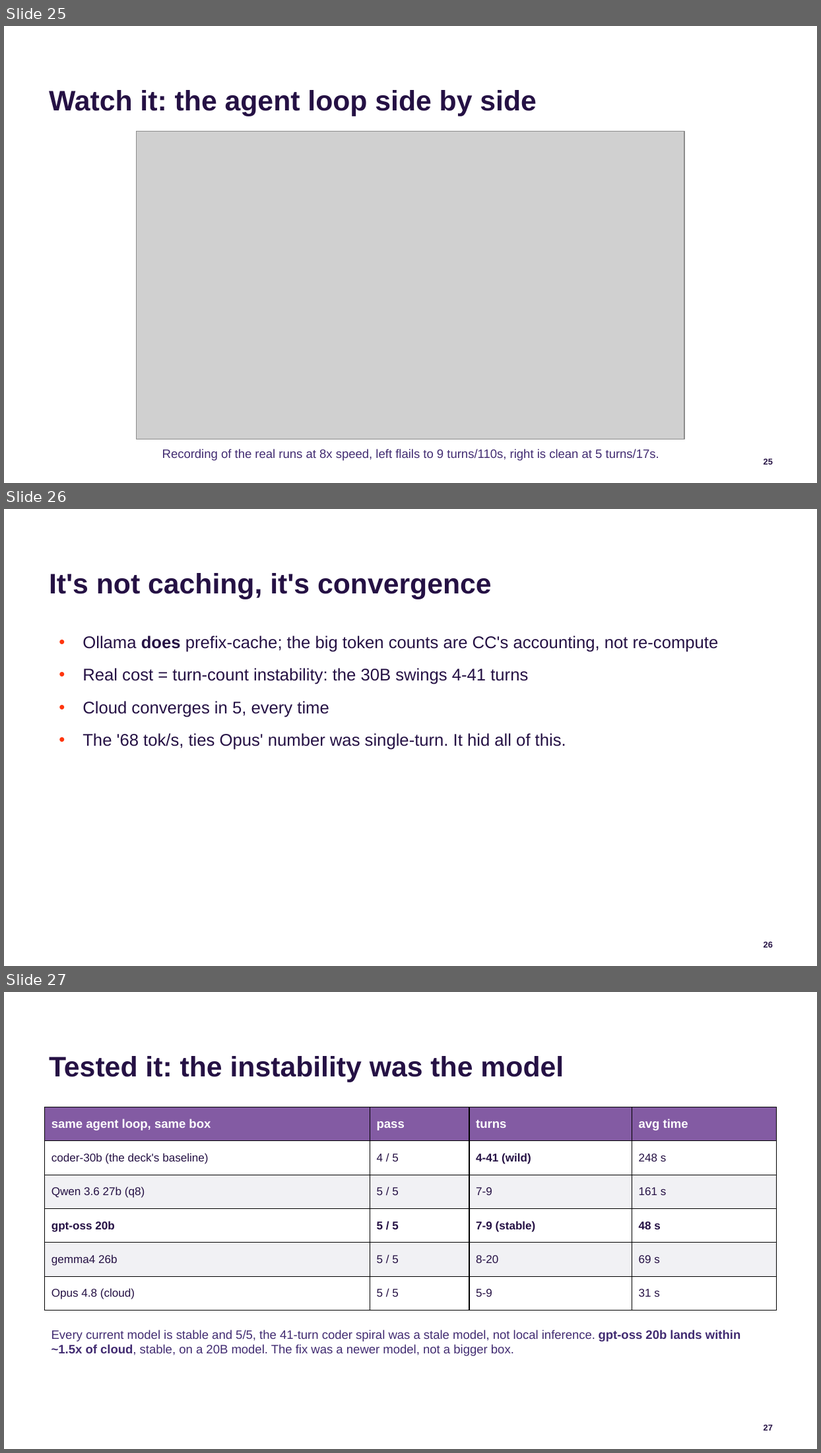
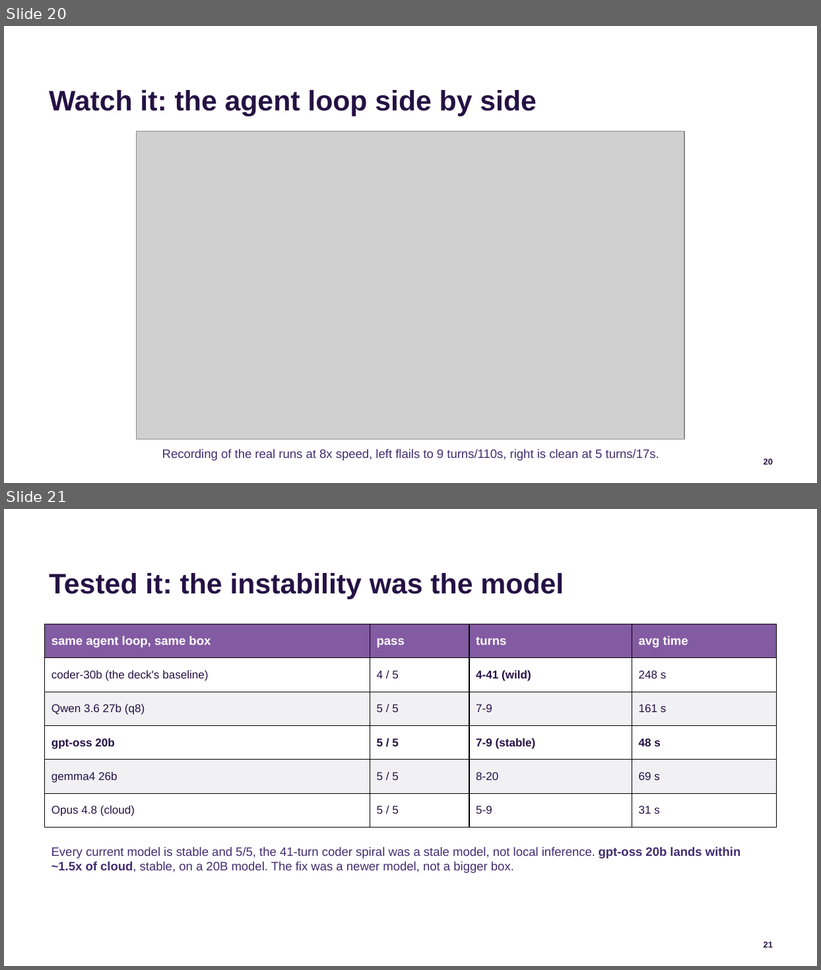
Before and after one commit to jconnolly/local-llm-pi5, a slide deck: local-llm-datasociety.pptx. Shown one above the other, each under a label of ours: slides 25, 26 and 27 before the commit, slides 20 and 21 after it. The pictures are 821x1453 and 821x970 pixels, drawn with LibreOffice and Linux fonts; fonts in the diff are those of the drawing; grey boxes stand for pictures; background and template pictures are left out. Boxes give left, top, right and bottom in pixels: in the first picture for what was removed or moved away, otherwise in the second. Text is boxed around its words. In the diff, an @@ line names an element or a change of style, - is before the commit and + after.

```diff
--- a/local-llm-datasociety.pptx
+++ b/local-llm-datasociety.pptx
@@ slide 26 removed at [4,509,817,966], background #FFFFFF; not listed: 1 template element that a slide beside it also shows @@
@@ title removed at [49,573,492,599] @@
-It's not caching, it's convergence
@@ text removed at [83,636,719,750] @@
-• Ollama does prefix-cache; the big token counts are CC's accounting, not re-compute
-• Real cost = turn-count instability: the 30B swings 4-41 turns
-• Cloud converges in 5, every time
-• The '68 tok/s, ties Opus' number was single-turn. It hid all of this.
@@ what was slide 25 is now slide 20 @@
@@ page number at [764,459,773,465]: text changed @@
-25
+20
@@ what was slide 27 is now slide 21 @@
@@ page number at [764,942,773,948]: text changed @@
-27
+21
```
Also in this commit, not shown: 4 slides changed, 10 other slides removed, 3 other files.
